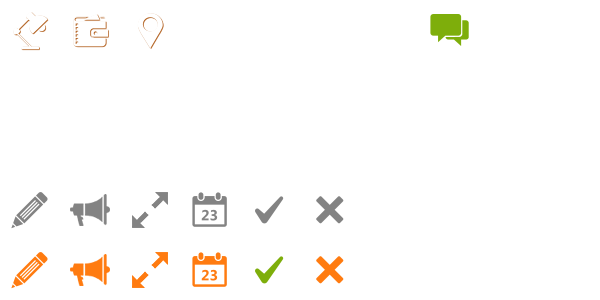
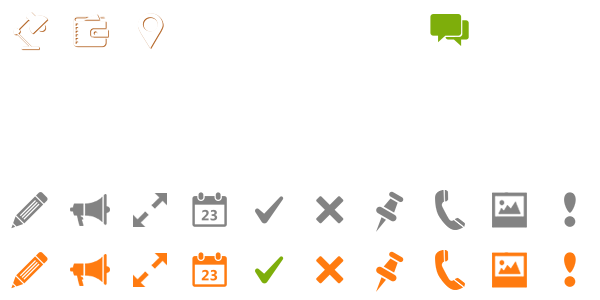
Layered file, before and after one edit (600px x 300px). Changes by layer:
moved "icons" below "nav" over (132, 190, 576, 292)
added layer "!" in group "icons" over (564, 192, 576, 227)
added layer "!:hover" in group "icons" over (564, 252, 576, 287)
added layer "photo" in group "icons" over (492, 192, 527, 228)
added layer "photo:hover" in group "icons" over (492, 252, 527, 288)
added layer "phone" in group "icons" over (435, 190, 465, 230)
added layer "phone:hover" in group "icons" over (435, 250, 465, 290)
added layer "pin" (2nd of 2, in "icons") in group "icons" over (376, 191, 404, 232)
added layer "pin:hover" in group "icons" over (376, 251, 404, 292)
moved "window" into group "icons", painted on it over (132, 192, 168, 228)
moved "window:hover" into group "icons", painted on it over (132, 252, 168, 288)
